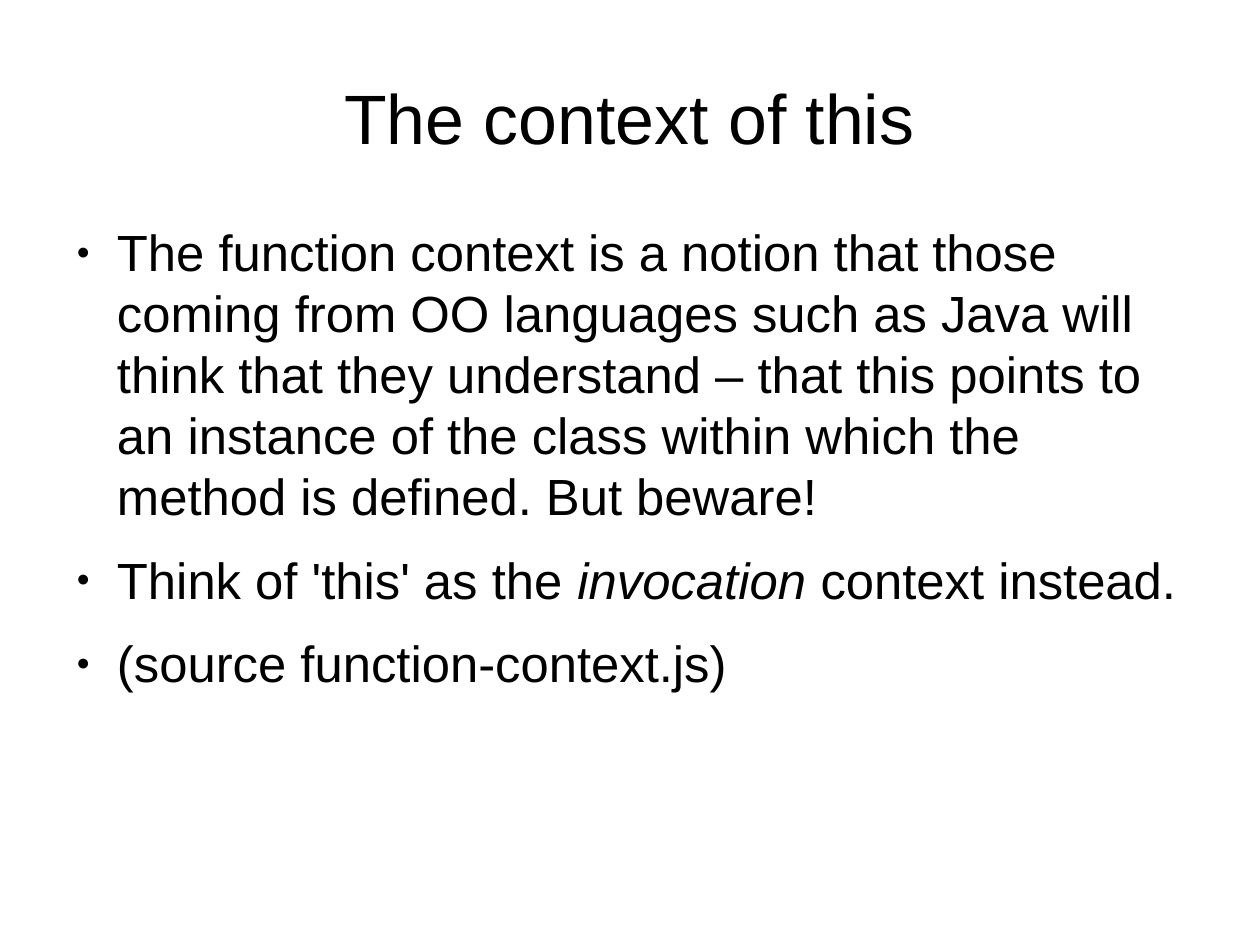
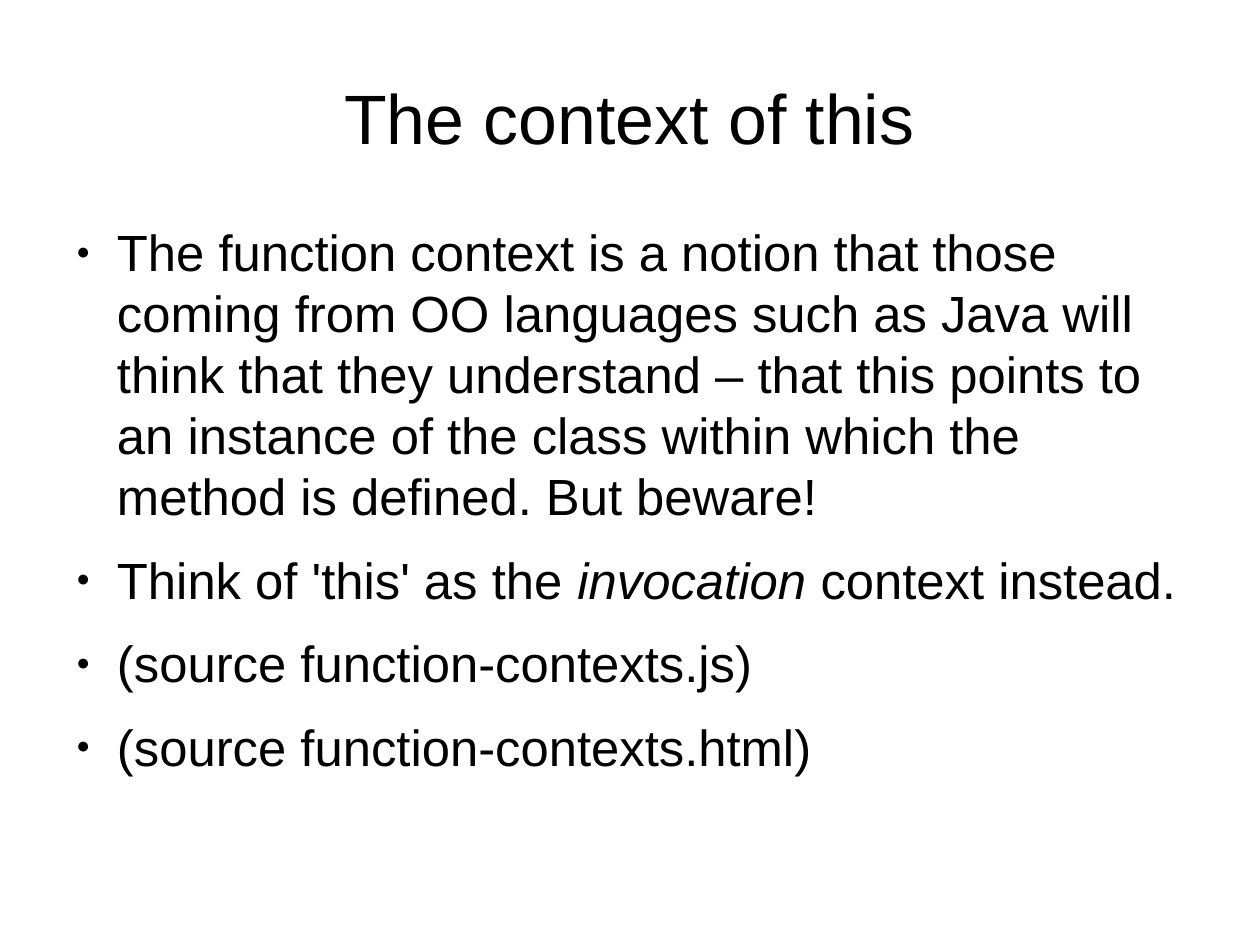
Before and after one commit to tomafc330/presentations, a slide deck: slide 17 of advanced-javascript/presentation.odp. Drawn at 1260x945 pixels with LibreOffice and Linux fonts; fonts in the diff are those of the drawing. Boxes give left, top, right and bottom in pixels: in the first picture for what was removed or moved away, otherwise in the second. Text is boxed around its words. In the diff, an @@ line names an element or a change of style, - is before the commit and + after.

```diff
--- a/advanced-javascript/presentation.odp
+++ b/advanced-javascript/presentation.odp
@@ text at [117, 645, 811, 776]: text changed @@
-● (source function-context.js)
+● (source function-contexts.js)
+● (source function-contexts.html)
```
Also in this commit, not shown: 8 other slides changed, 8 other files.
